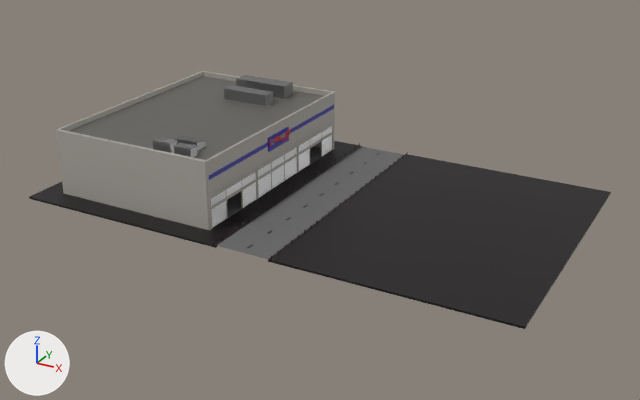
An edit to the Blender file Supermarket.blend, drawn before and after from the same camera.
Camera for both pictures: a camera (50 mm lens) standing at (356.0, -480.0, 236.0) and looking at (97.0, -10.0, 0.0). Arrows for +X, +Y and +Z are at lower left; the lights stay in place. The first picture is the older version. Text is drawn in Blender's own font.

In view in the first picture: 'Cube.002', 'Cube.003', 'Cube.064-col.001', 'Cube.064-col.002', 'Cube.066', 'Plane-col', 'SM_floor-col', 'SM_roof', 'SM_wall_panel_back-col', 'SM_wall_panel_front-col', 'SM_wall_panel_right-col', 'sidewalk-col', 'sidewalk.001-col' and 23 more.
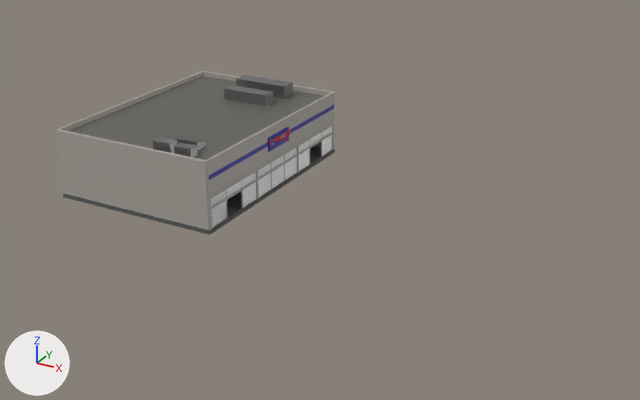
What differs and where, as boxes [x1, y1, x2, y2] in the pictures (640 x 400 px):
'sidewalk.001-col', hidden (black): before [268, 154, 611, 329]
'Plane-col', hidden: before [217, 147, 404, 259]
'sidewalk-col', hidden: before [29, 141, 362, 248]
'Cube.064-col.002', hidden: before [271, 154, 407, 260]
'Cube.064-col.001', hidden: before [214, 143, 360, 245]
'Cube.066', hidden: before [247, 153, 380, 248]
'SM_floor-col', unchanged, uncovered by the edit: before [213, 146, 332, 228]; after [63, 146, 335, 235]

What changed in the scene script:
```text
Change mat_sidewalk:
    mat_sidewalk.roughness: 0.5 -> 1.0
Change ob_sidewalk_col:
    ob_sidewalk_col.location: (0.0, 0.0, 0.0) -> (-0.6, 0.4, -0.2)
    add ob_sidewalk_col.hide_set(True)  # its collection is switched off
Change ob_cube_064_col_001:
    add ob_cube_064_col_001.hide_set(True)  # its collection is switched off
Change ob_plane_col:
    add ob_plane_col.hide_set(True)  # its collection is switched off
Change ob_sidewalk_001_col:
    add ob_sidewalk_001_col.hide_set(True)  # its collection is switched off
Change ob_cube_064_col_002:
    add ob_cube_064_col_002.hide_set(True)  # its collection is switched off
Change ob_cube_066:
    add ob_cube_066.hide_set(True)  # its collection is switched off
```
